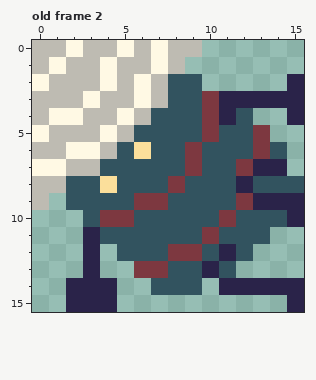
File history of a pixel-art file, asset_sources/gfx/player.aseprite. Above: the version before the commit.
16x16 pixels, 2 frames. Shown: old frame 2. The commit also changed other frames, which this record leaves out.
And afterwards:
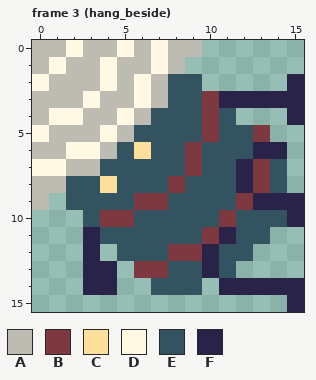
Palette (. is transparent): A #bebbb2  B #7d3840  C #fbdf9b  D #fff9e4  E #32535f  F #2a2349
A new or re-ordered frame is compared with the old frame closest to it.
Difference:
frames 2 -> 4
layer "main" added
layer "limbs" added
layer "Layer 1" removed
Frame 3 (hang_beside) is new; against old frame 2:
The author changed colour E to colour B in row 8 at x 13.
The author changed colour F to colour B in row 7 at x 13.
The author changed colour F to colour E in row 4 at x 11; in row 7 at x 14; in row 12 at x 11.
Colour F now appears in row 13 at x 4.
The author changed colour B to colour F in row 6 at x 13; in row 7 at x 12.
The author changed colour E to colour F in row 6 at x 14; in row 11 at x 11; in row 12 at x 10.
The edit erases colour E in row 4 at x 12; in row 8 at x 15.
The edit erases colour F in row 14 at x 2; in row 15 at x 2 to 4.
